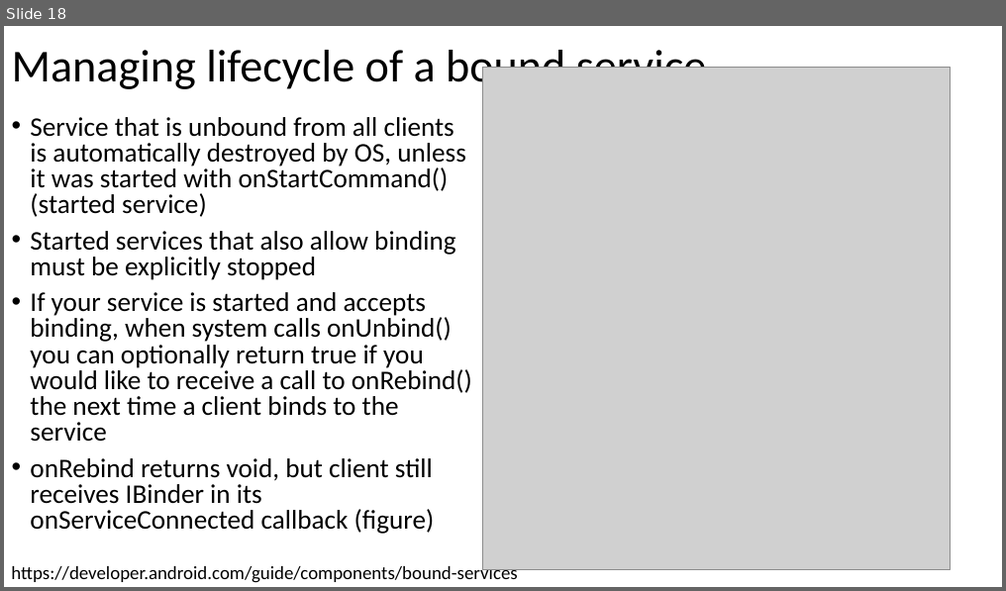
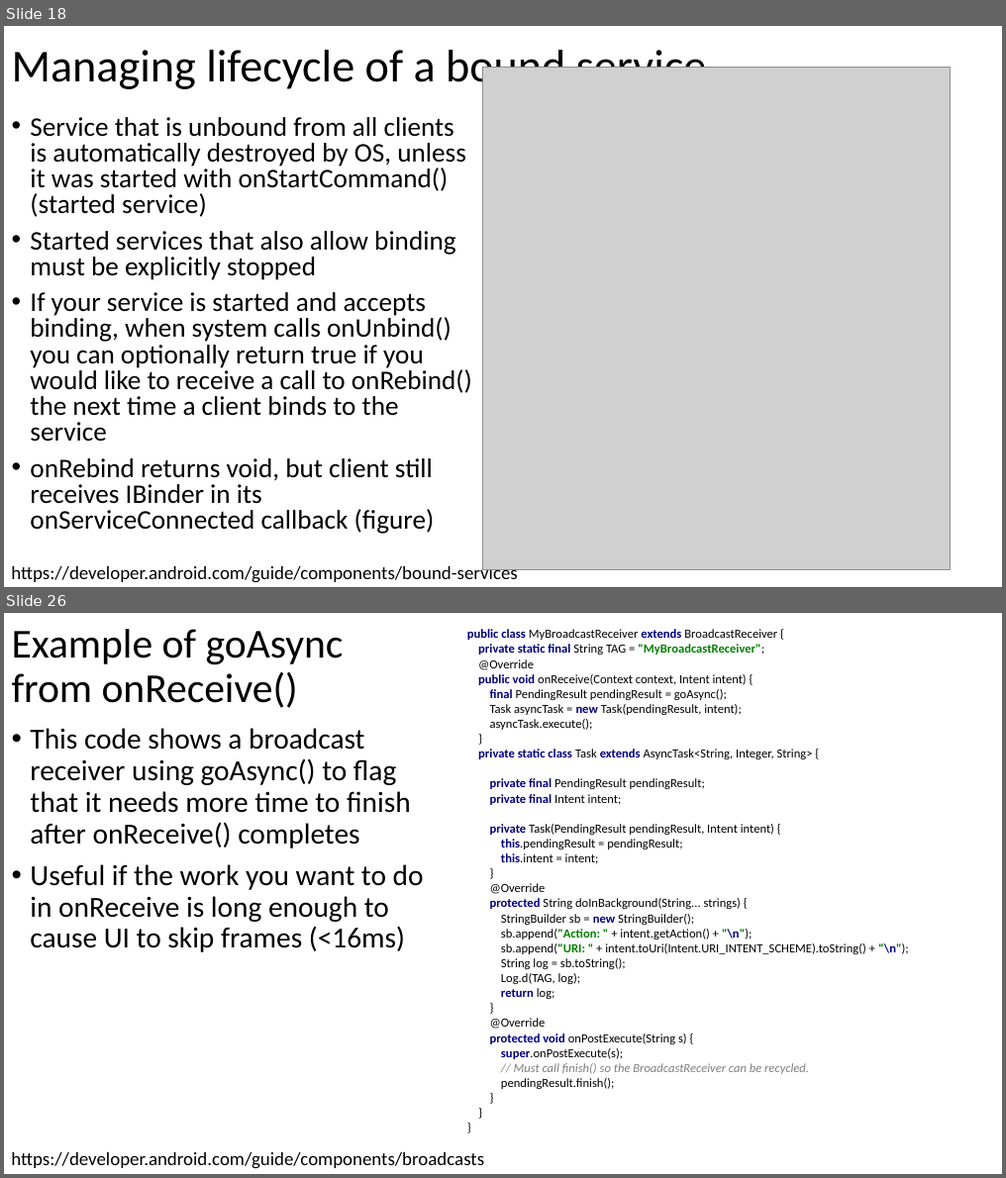
Before and after one commit to russellu/cs230, a slide deck: Lecture_10.pptx. Shown one above the other, each under a label of ours: slide 18 before the commit, slides 18 and 26 after it; the slides between them are not shown. The pictures are 1006x591 and 1006x1178 pixels, drawn with LibreOffice and Linux fonts; fonts in the diff are those of the drawing; grey boxes stand for pictures. Boxes give left, top, right and bottom in pixels: in the first picture for what was removed or moved away, otherwise in the second. Text is boxed around its words. In the diff, an @@ line names an element or a change of style, - is before the commit and + after.

```diff
--- a/Lecture_10.pptx
+++ b/Lecture_10.pptx
@@ slide 26 added at bbox=[4, 613, 1002, 1174], background #FFFFFF @@
@@ title added at bbox=[12, 629, 344, 708], 39.6 pt, text #000000 @@
+Example of goAsync from onReceive()
@@ text added at bbox=[467, 629, 908, 1089], 12 pt, text #000000 @@
+public class MyBroadcastReceiver extends BroadcastReceiver {
+private static final String TAG = "MyBroadcastReceiver";
+@Override
+public void onReceive(Context context, Intent intent) {
+final PendingResult pendingResult = goAsync();
+Task asyncTask = new Task(pendingResult, intent);
+asyncTask.execute();
+}
+private static class Task extends AsyncTask<String, Integer, String> {
+private final PendingResult pendingResult;
+private final Intent intent;
+private Task(PendingResult pendingResult, Intent intent) {
+this.pendingResult = pendingResult;
+this.intent = intent;
+}
+@Override
+protected String doInBackground(String... strings) {
+StringBuilder sb = new StringBuilder();
+sb.append("Action: " + intent.getAction() + "\n");
+sb.append("URI: " + intent.toUri(Intent.URI_INTENT_SCHEME).toString() + "\n");
+String log = sb.toString();
+Log.d(TAG, log);
+return log;
+}
+@Override
+protected void onPostExecute(String s) {
+super.onPostExecute(s);
+// Must call finish() so the BroadcastReceiver can be recycled.
+pendingResult.finish();
+}
+}
+}
@@ text added at bbox=[30, 728, 424, 953], 28 pt, text #000000 @@
+• This code shows a broadcast receiver using goAsync() to flag that it needs more time to finish after onReceive() completes
+• Useful if the work you want to do in onReceive is long enough to cause UI to skip frames (<16ms)
@@ text added at bbox=[11, 1153, 484, 1169], 18 pt, text #000000 @@
+https://developer.android.com/guide/components/broadcasts
```
Also in this commit, not shown: 14 other slides added, 9 slides removed, 2 other files.
